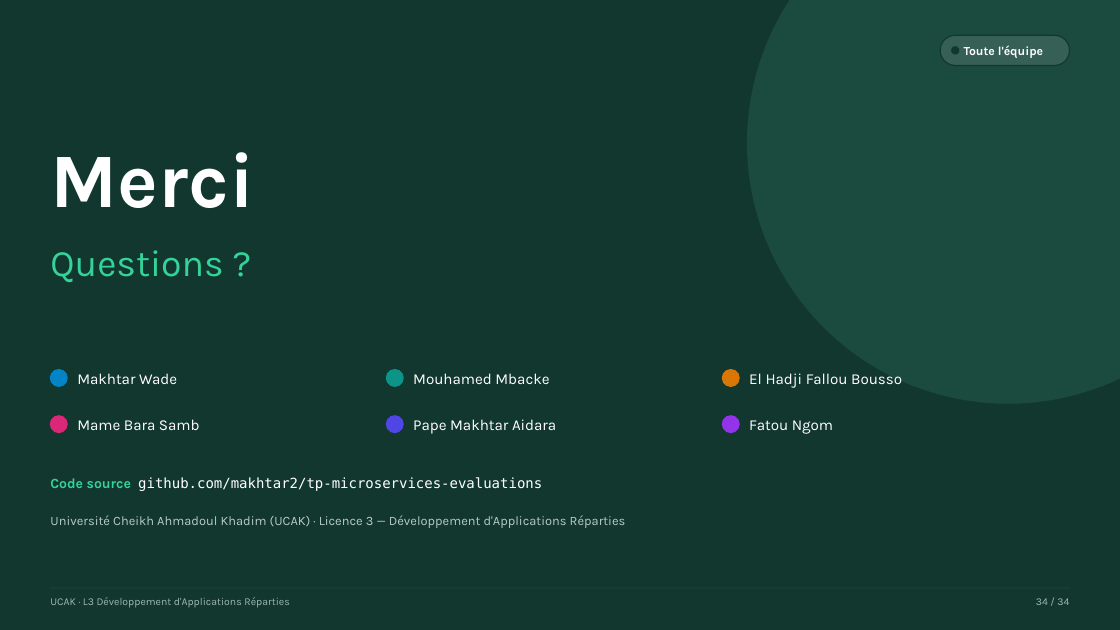
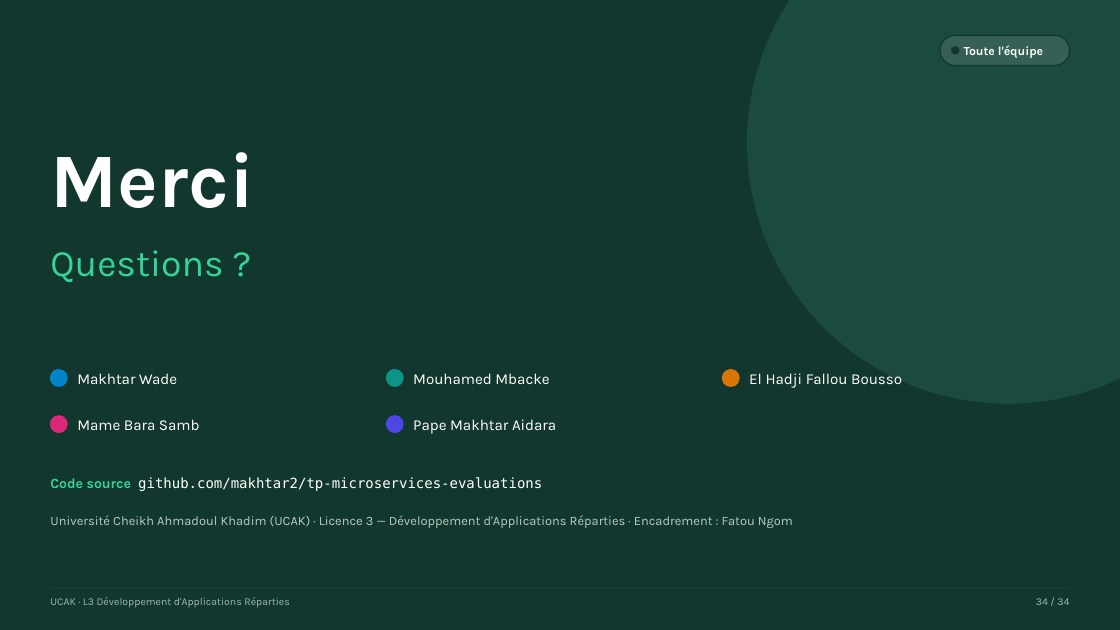
Before and after one commit to makhtar2/tp-microservices-evaluations, a slide deck: slide 34 of presentation/Soutenance-Plateforme-Evaluations.pptx. Drawn at 1120x630 pixels with LibreOffice and Linux fonts; fonts in the diff are those of the drawing. Boxes give left, top, right and bottom in pixels: in the first picture for what was removed or moved away, otherwise in the second. Text is boxed around its words. In the diff, an @@ line names an element or a change of style, - is before the commit and + after.

Commit message:
docs(presentation): support régénéré, cinq présentateurs et encadrement par Fatou Ngom

```diff
--- a/presentation/Soutenance-Plateforme-Evaluations.pptx
+++ b/presentation/Soutenance-Plateforme-Evaluations.pptx
@@ ellipse removed at [723, 416, 739, 433] @@
@@ text removed at [749, 420, 833, 434] @@
-Fatou Ngom
@@ text at [50, 515, 793, 528]: text changed @@
-Université Cheikh Ahmadoul Khadim (UCAK) · Licence 3 — Développement d'Applications Réparties
+Université Cheikh Ahmadoul Khadim (UCAK) · Licence 3 — Développement d'Applications Réparties · Encadrement : Fatou Ngom
```
Also in this commit, not shown: 25 other slides changed.
